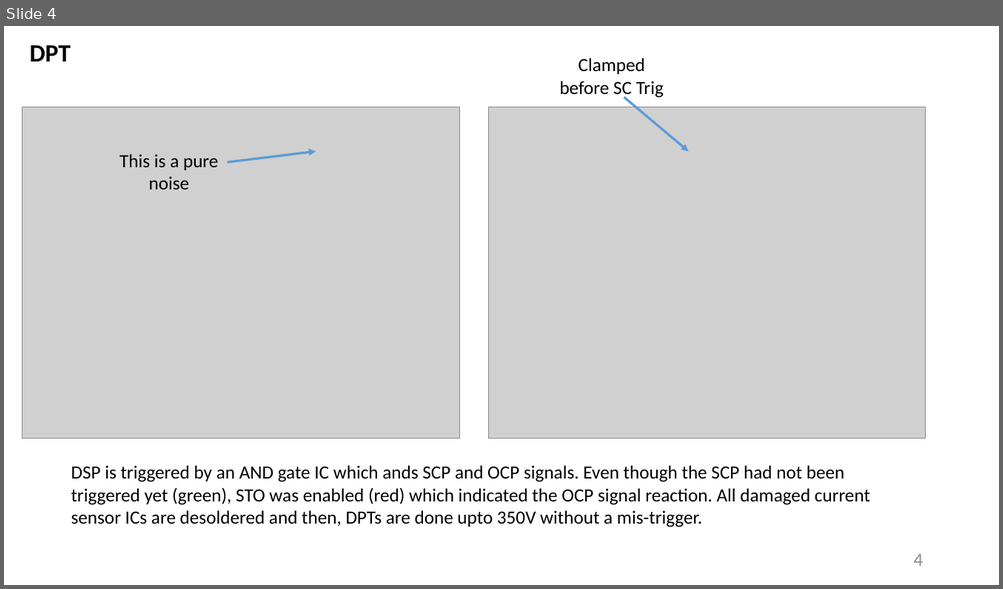
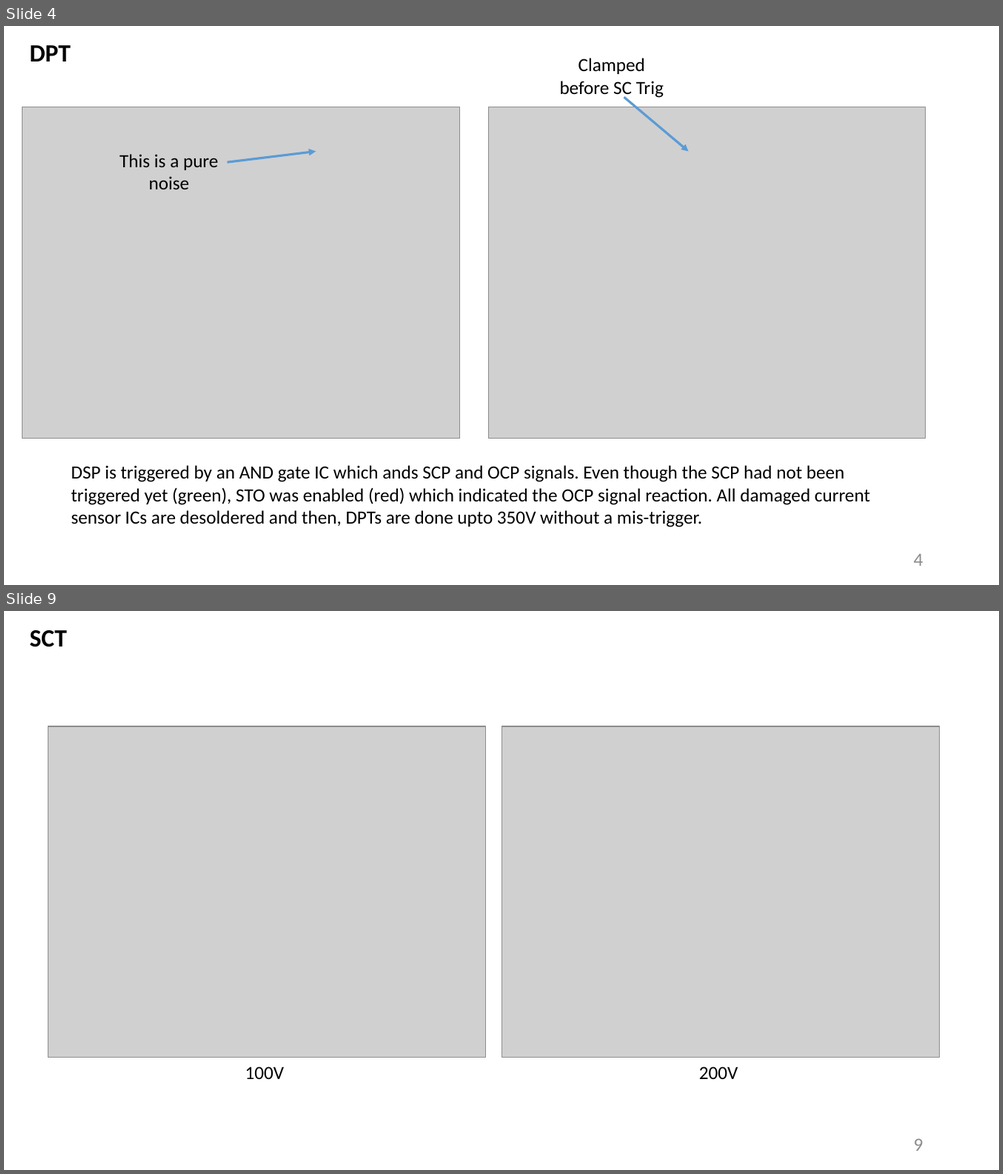
Before and after one commit to furkankarakaya/GaN-Studies, a slide deck: Weekly Reports/2020.03.02 - 2020.03.09.pptx. Shown one above the other, each under a label of ours: slide 4 before the commit, slides 4 and 9 after it; the slides between them are not shown. The pictures are 1003x589 and 1003x1174 pixels, drawn with LibreOffice and Linux fonts; fonts in the diff are those of the drawing; grey boxes stand for pictures. Boxes give left, top, right and bottom in pixels: in the first picture for what was removed or moved away, otherwise in the second. Text is boxed around its words. In the diff, an @@ line names an element or a change of style, - is before the commit and + after.

```diff
--- a/Weekly Reports/2020.03.02 - 2020.03.09.pptx
+++ b/Weekly Reports/2020.03.02 - 2020.03.09.pptx
@@ slide 9 added at (4,611,999,1170), background #FFFFFF @@
@@ text added at (30,630,67,647), 24 pt, text #000000, bold @@
+SCT
@@ picture added at (48,726,485,1058) @@
@@ picture added at (502,726,939,1058) @@
@@ text added at (245,1067,284,1079), 18 pt, text #000000 @@
+100V
@@ text added at (699,1067,738,1079), 18 pt, text #000000 @@
+200V
@@ page number added at (913,1139,923,1151), 18 pt, text #8C8C8C @@
+9
```
Also in this commit, not shown: 5 other slides added, 4 other files.
